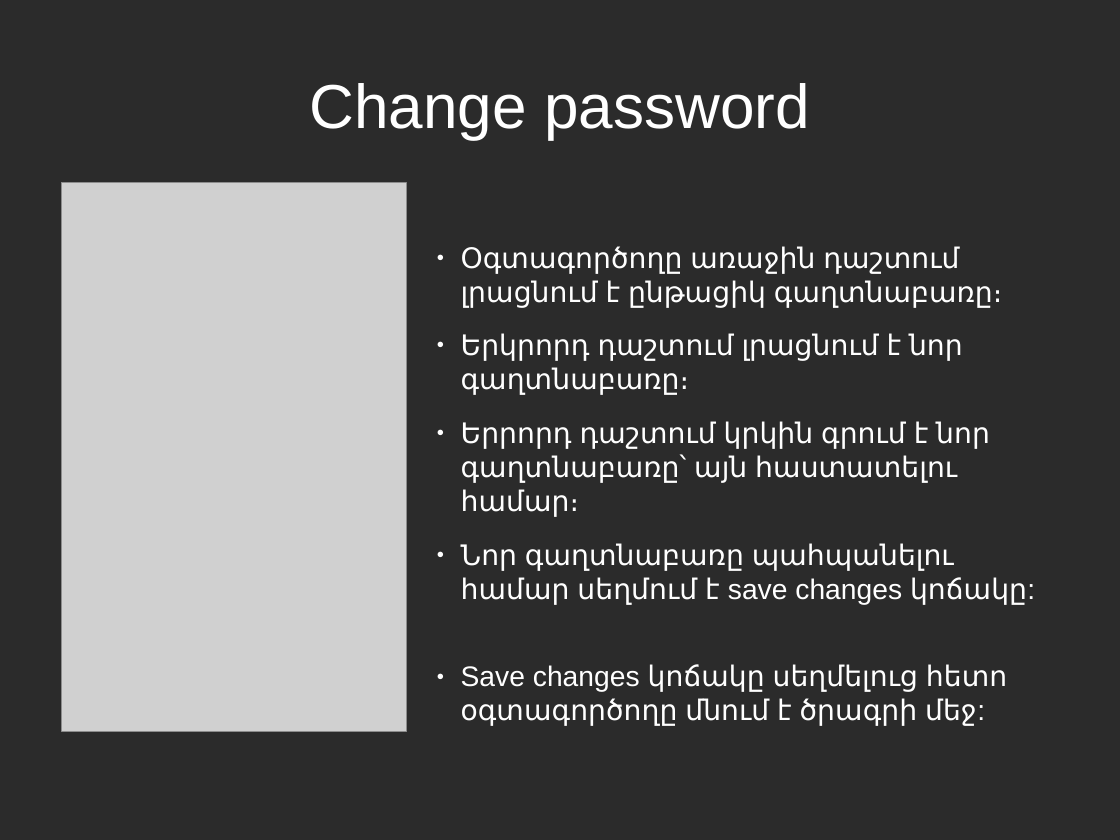
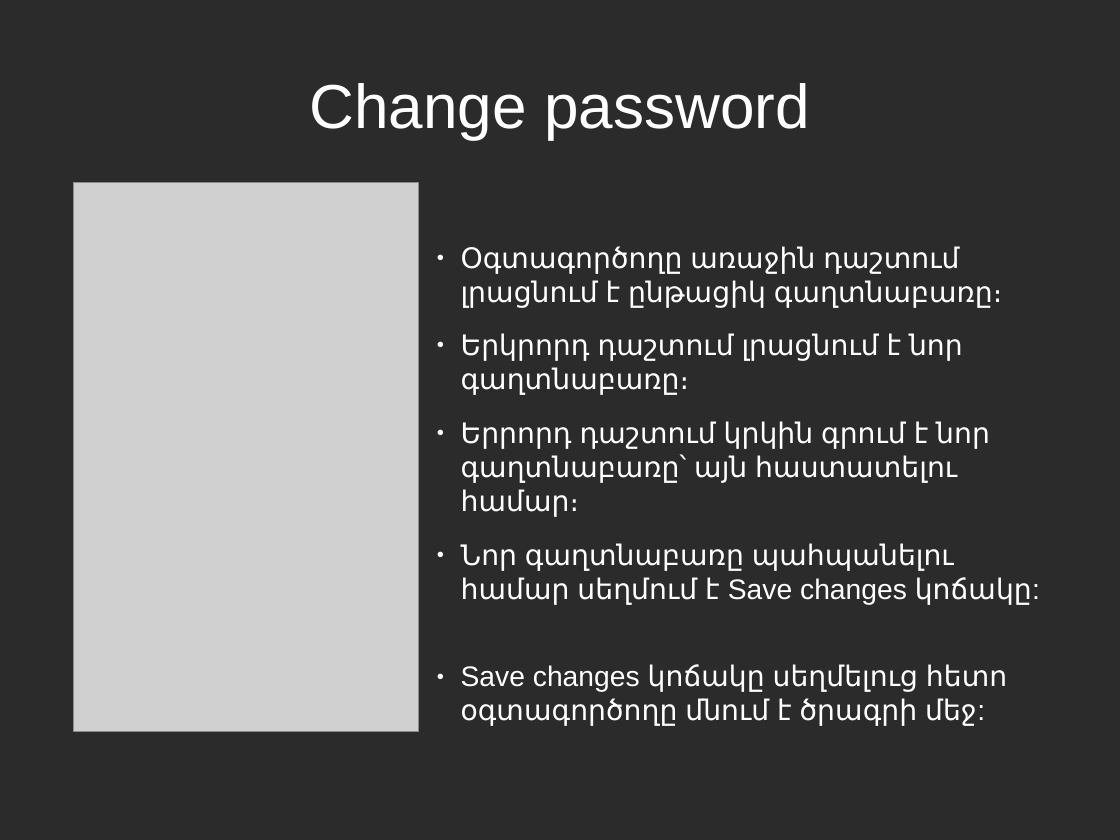
Before and after one commit to vanit-basic/instant_messenger, a slide deck: slide 10 of Documentation/Documentation.odp. Drawn at 1120x840 pixels with LibreOffice and Linux fonts; fonts in the diff are those of the drawing; grey boxes stand for pictures; background and template pictures are left out; a plain dark background stands for a picture behind light text. Boxes give left, top, right and bottom in pixels: in the first picture for what was removed or moved away, otherwise in the second. Text is boxed around its words. In the diff, an @@ line names an element or a change of style, - is before the commit and + after.

```diff
--- a/Documentation/Documentation.odp
+++ b/Documentation/Documentation.odp
@@ picture: place and size @@
-picture at (62, 183, 407, 732)
+picture at (74, 183, 419, 732)
@@ text at (461, 543, 1032, 605): text changed @@
-● Նոր գաղտնաբառը պահպանելու համար սեղմում է save changes կոճակը:
+● Նոր գաղտնաբառը պահպանելու համար սեղմում է Save changes կոճակը:
```
Also in this commit, not shown: 20 other slides changed.
